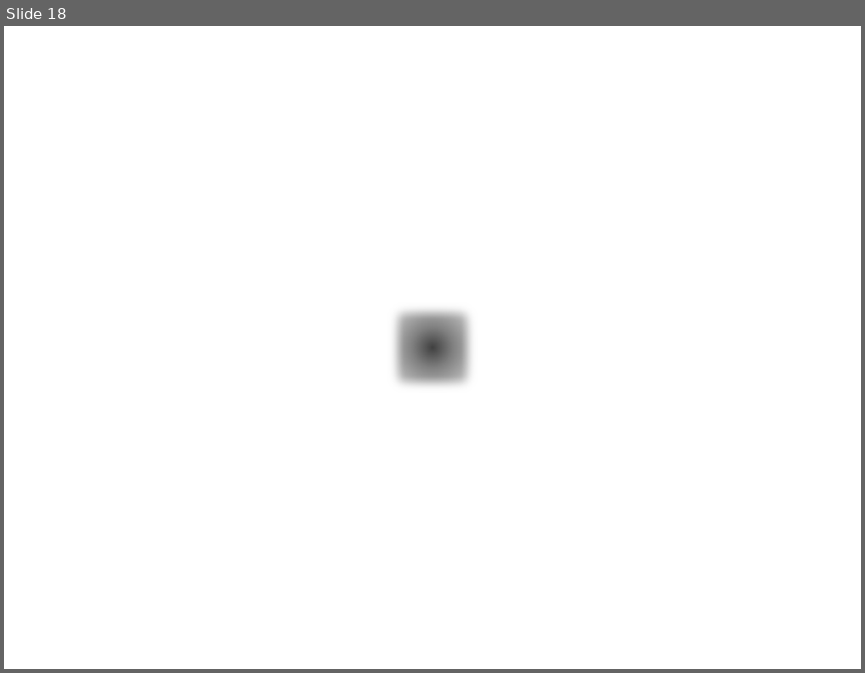
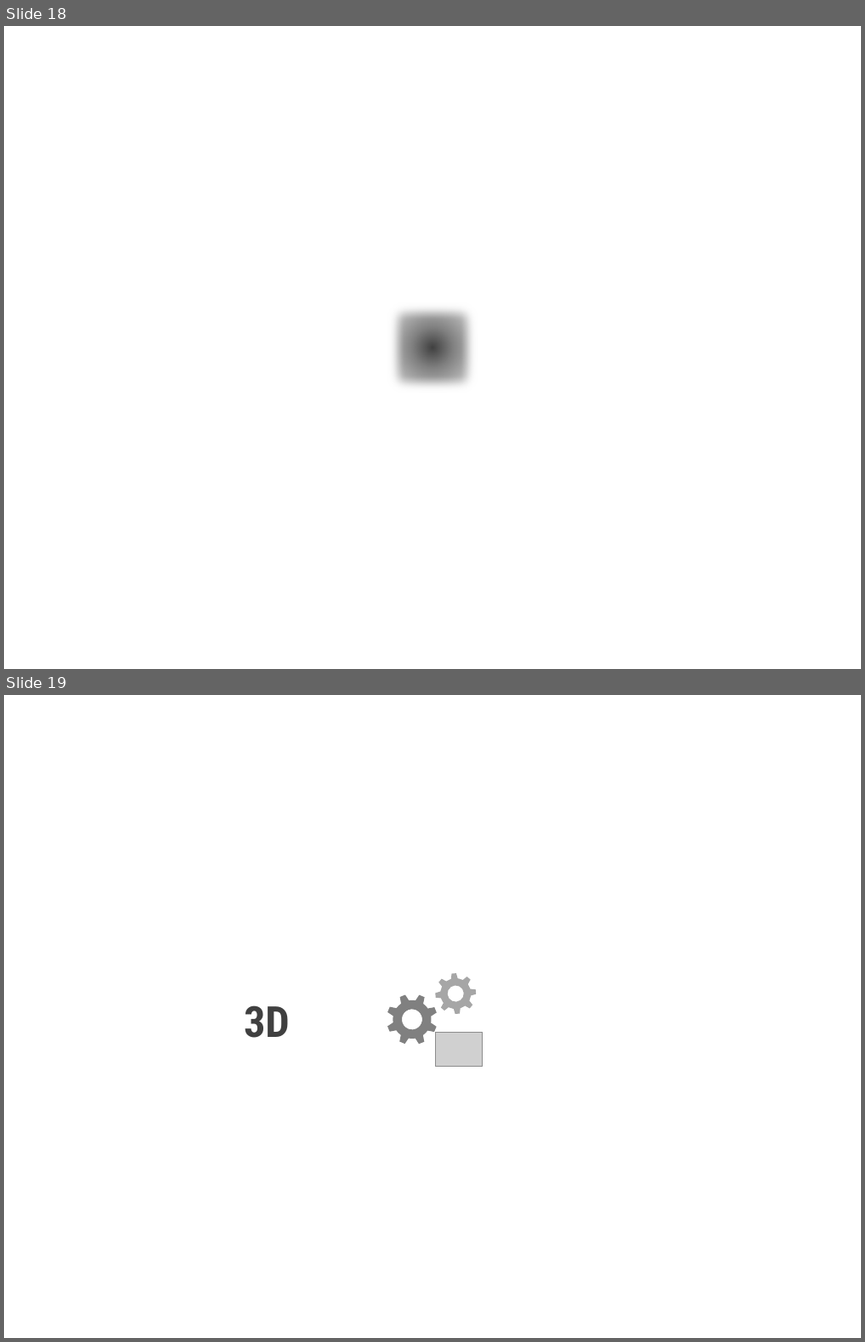
Before and after one commit to YinshengGuo/WinduVision, a slide deck: icons/icons.pptx. Shown one above the other, each under a label of ours: slide 18 before the commit, slides 18 and 19 after it. The pictures are 865x673 and 865x1342 pixels, drawn with LibreOffice and Linux fonts; fonts in the diff are those of the drawing; grey boxes stand for pictures. Boxes give left, top, right and bottom in pixels: in the first picture for what was removed or moved away, otherwise in the second. Text is boxed around its words. In the diff, an @@ line names an element or a change of style, - is before the commit and + after.

```diff
--- a/icons/icons.pptx
+++ b/icons/icons.pptx
@@ slide 19 added at box(4, 695, 861, 1338), background #FFFFFF @@
@@ group added at box(435, 973, 477, 1014): 8 flow chart manual operations, 1 donut @@
@@ text added at box(244, 1005, 290, 1038), 36 pt, text #404040, bold @@
+3D
@@ group added at box(386, 994, 438, 1044): 8 flow chart manual operations, 1 donut @@
@@ picture added at box(435, 1032, 482, 1066) @@
```
Also in this commit, not shown: 2 slides changed, 1 other slide added, 25 slides removed, 17 other files.
